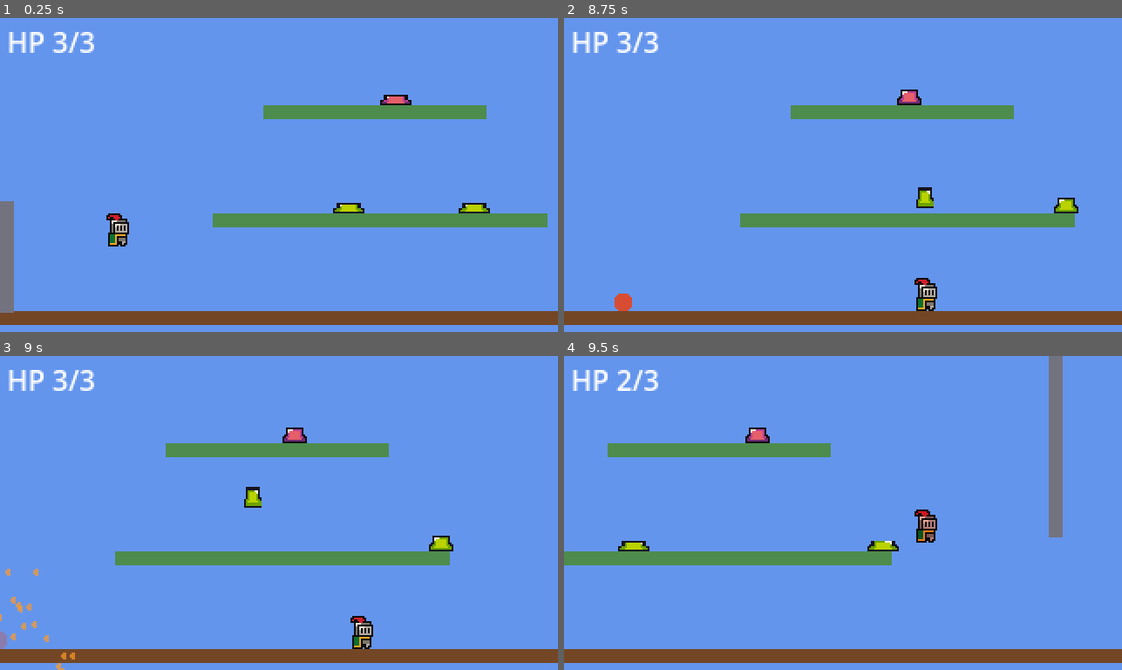
Above: before the commit, frames 1-4 (two rows, left to right).
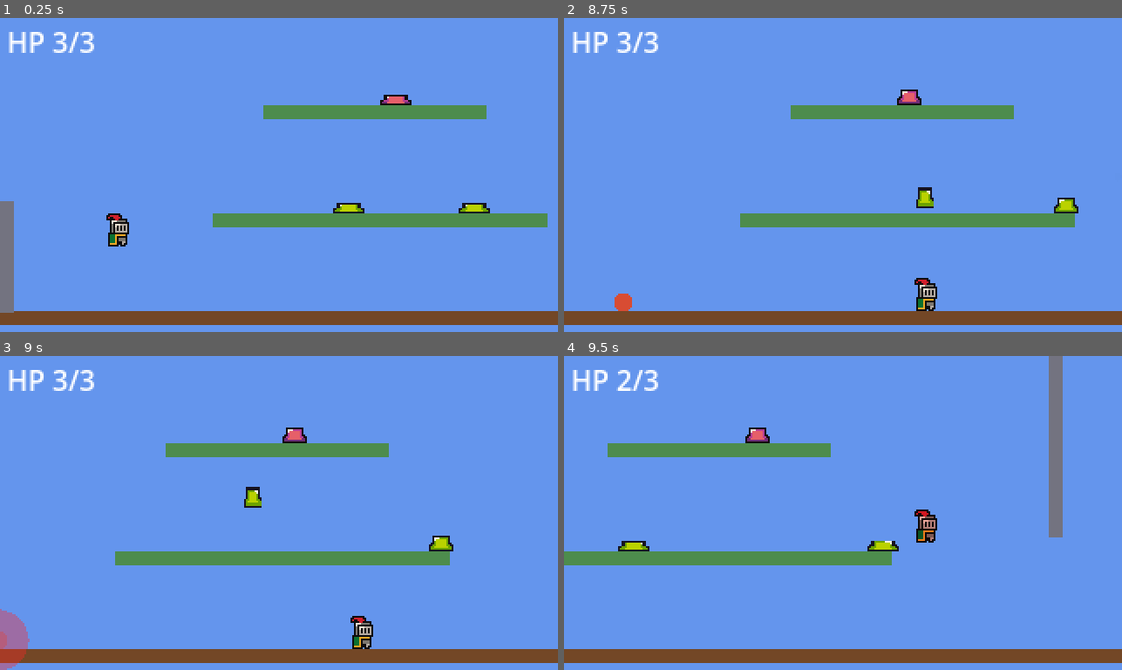
Above: after the commit, the same moments.

Repository: SolutionsByCarson/ScratchPad
Game: Godot game, scene res://scenes/main.tscn
Two runs of this game, one before a commit and one after it. Both use one fixed random seed, a clock stepped at 60 frames per second and the inputs below.
Inputs:
- Up to frame 1 (0.25 s): no input
- Up to frame 2 (8.75 s): hold D (move_right) 0.53-2.03 s; tap Shift (dash) at 0.6, 3.6, 6.6 s; tap Space (jump) at 0.77, 1.52, 3.02, 3.77, 4.52, 6.02, 6.77, 7.52 s; tap J (shoot) at 1.35, 4.35, 7.35 s; hold A (move_left) 2.03-2.78 s; tap S (slam) at 2.1, 5.1, 8.1 s; hold D (move_right) 2.78-4.28 s; tap K (throw) at 2.85, 5.85 s; hold A (move_left) 4.28-5.03 s; hold D (move_right) 5.03-5.78 s; hold A (move_left) 5.78-7.28 s; hold D (move_right) from 7.28 s (still down)
- Up to frame 3 (9 s): keep holding D (move_right); tap K (throw) at 8.85 s
- Up to frame 4 (9.5 s): keep holding D (move_right); tap Space (jump) at 9.02 s

Frames 1-2 are identical in both runs. In frame 3, 1.0% of the frame differs, in the area x 0-14%, y 67-100%; in frame 4, nothing differs.

Commit message:
Explosion visual: single expanding red semi-transparent circle
Replaced the 48-ball cloud with one Polygon2D circle at
EXPLOSION_RADIUS (32 segments for smoothness), color rgba
(1, 0.15, 0.15, 0.55). Starts scaled to 0.05 and tweens scale to 1.0
+ alpha 0.55 -> 0 in parallel over BLAST_DURATION (0.4s), then
queue_frees. One node per explosion instead of 48.

Co-Authored-By: Claude Opus 4.7 (1M context) <noreply@anthropic.com>

Diff:
--- a/scripts/grenade.gd
+++ b/scripts/grenade.gd
@@ -14,10 +14,9 @@
 const TRAIL_INTERVAL := 0.04
 const TRAIL_DURATION := 0.28
 
-const CLOUD_BALL_COUNT := 48
-const CLOUD_BALL_RADIUS := 3.0
-const CLOUD_DURATION := 0.45
-const CLOUD_COLOR := Color(1.0, 0.6, 0.15, 1.0)
+const BLAST_DURATION := 0.4
+const BLAST_COLOR := Color(1.0, 0.15, 0.15, 0.55)
+const BLAST_SEGMENTS := 32
 
 var direction: float = 1.0
 var _trail_timer := 0.0
@@ -79,7 +78,7 @@
 		return
 	_exploded = true
 	Audio.play_sfx("explosion")
-	_spawn_explosion_cloud()
+	_spawn_explosion_ring()
 	for enemy in get_tree().get_nodes_in_group("enemy"):
 		if enemy is Node2D:
 			var e: Node2D = enemy
@@ -95,34 +94,25 @@
 	queue_free()
 
 
-func _circle_polygon(r: float) -> PackedVector2Array:
-	var pts: PackedVector2Array = []
-	for i in range(10):
-		var a: float = TAU * float(i) / 10.0
-		pts.append(Vector2(cos(a), sin(a)) * r)
-	return pts
-
-
-func _spawn_explosion_cloud() -> void:
+func _spawn_explosion_ring() -> void:
 	var parent := get_parent()
 	if parent == null:
 		return
-	var poly_pts: PackedVector2Array = _circle_polygon(CLOUD_BALL_RADIUS)
-	var center: Vector2 = global_position
-	for i in range(CLOUD_BALL_COUNT):
-		var ball := Polygon2D.new()
-		ball.polygon = poly_pts
-		ball.color = CLOUD_COLOR
-		ball.z_index = 5
-		ball.scale = Vector2(0.3, 0.3)
-		parent.add_child(ball)
-		var ang: float = randf() * TAU
-		var dist: float = sqrt(randf()) * EXPLOSION_RADIUS
-		ball.global_position = center + Vector2(cos(ang), sin(ang)) * dist
-		var tween := ball.create_tween().set_parallel(true)
-		tween.tween_property(ball, "scale", Vector2(1.3, 1.3), CLOUD_DURATION)
-		tween.tween_property(ball, "modulate:a", 0.0, CLOUD_DURATION)
-		tween.chain().tween_callback(ball.queue_free)
+	var pts: PackedVector2Array = []
+	for i in range(BLAST_SEGMENTS):
+		var a: float = TAU * float(i) / float(BLAST_SEGMENTS)
+		pts.append(Vector2(cos(a), sin(a)) * EXPLOSION_RADIUS)
+	var ring := Polygon2D.new()
+	ring.polygon = pts
+	ring.color = BLAST_COLOR
+	ring.scale = Vector2(0.05, 0.05)
+	ring.z_index = 5
+	parent.add_child(ring)
+	ring.global_position = global_position
+	var tween := ring.create_tween().set_parallel(true)
+	tween.tween_property(ring, "scale", Vector2.ONE, BLAST_DURATION)
+	tween.tween_property(ring, "modulate:a", 0.0, BLAST_DURATION)
+	tween.chain().tween_callback(ring.queue_free)
 
 
 func _spawn_trail() -> void:
